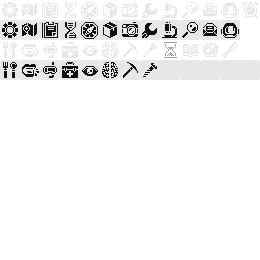
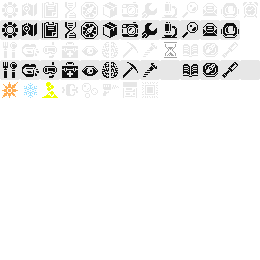
Layer changes from the first 260x260 image to the second:
added layer "图层 7 拷贝" above "图层 6 拷贝" over [203, 63, 218, 77]
added layer "图层 6 拷贝" above "图层 5 拷贝" over [222, 62, 238, 78]
added layer "图层 5 拷贝" above "图层 7" over [183, 64, 198, 77]
added layer "图层 10" above "图层 9" over [62, 82, 158, 98]
added layer "图层 9" above "图层 2" over [2, 82, 58, 98]
